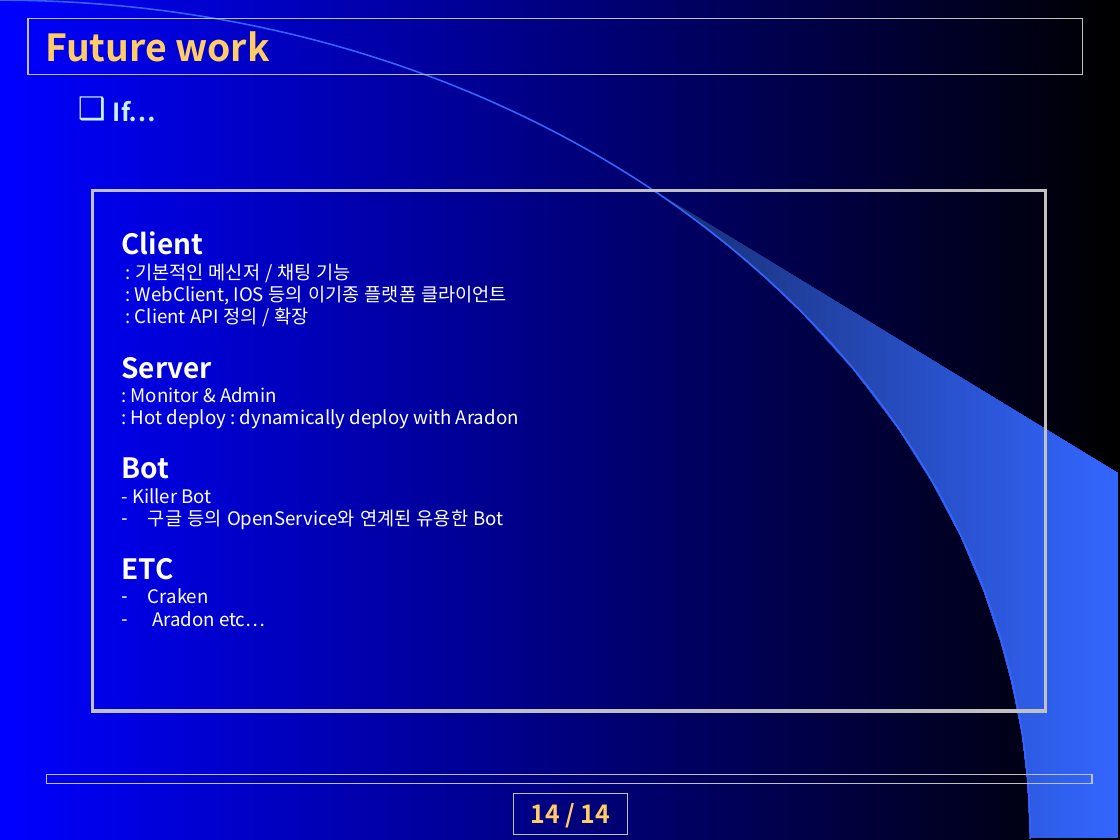
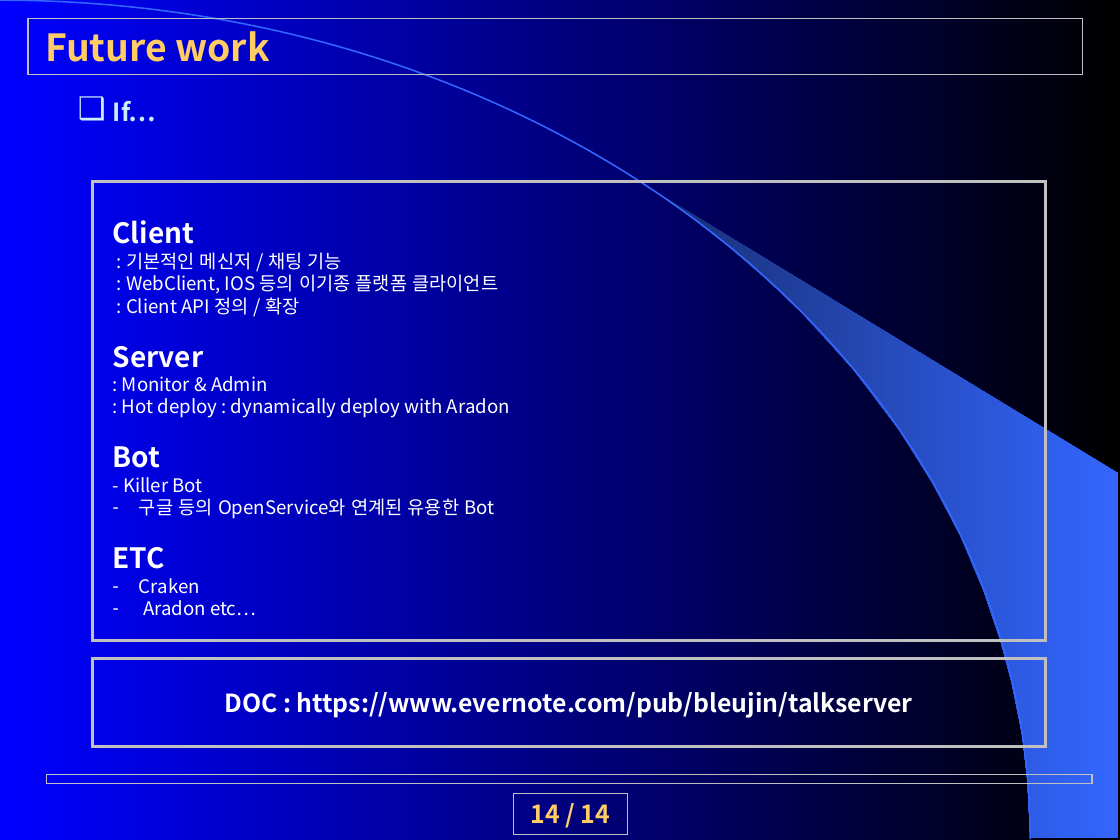
Before and after one commit to bleujin/talkserver, a slide deck: slide 15 of resource/doc/toonstory.ppt. Drawn at 1120x840 pixels with LibreOffice and Linux fonts; fonts in the diff are those of the drawing. Boxes give left, top, right and bottom in pixels: in the first picture for what was removed or moved away, otherwise in the second. Text is boxed around its words. In the diff, an @@ line names an element or a change of style, - is before the commit and + after.

```diff
--- a/resource/doc/toonstory.ppt
+++ b/resource/doc/toonstory.ppt
@@ rectangle: place and size @@
-rectangle at (93,190,1046,711)
+rectangle at (93,181,1046,641)
@@ text "Client": place and size @@
-text "Client" at (121,231,519,627)
+text "Client" at (113,220,510,616)
@@ rectangle added at (93,659,1046,747), outline #C0C0C0 2.01 pt, 16 pt, text #FFFFFF, bold @@
+DOC : https://www.evernote.com/pub/bleujin/talkserver
```
Also in this commit, not shown: 1 other slide changed, 1 other file.
